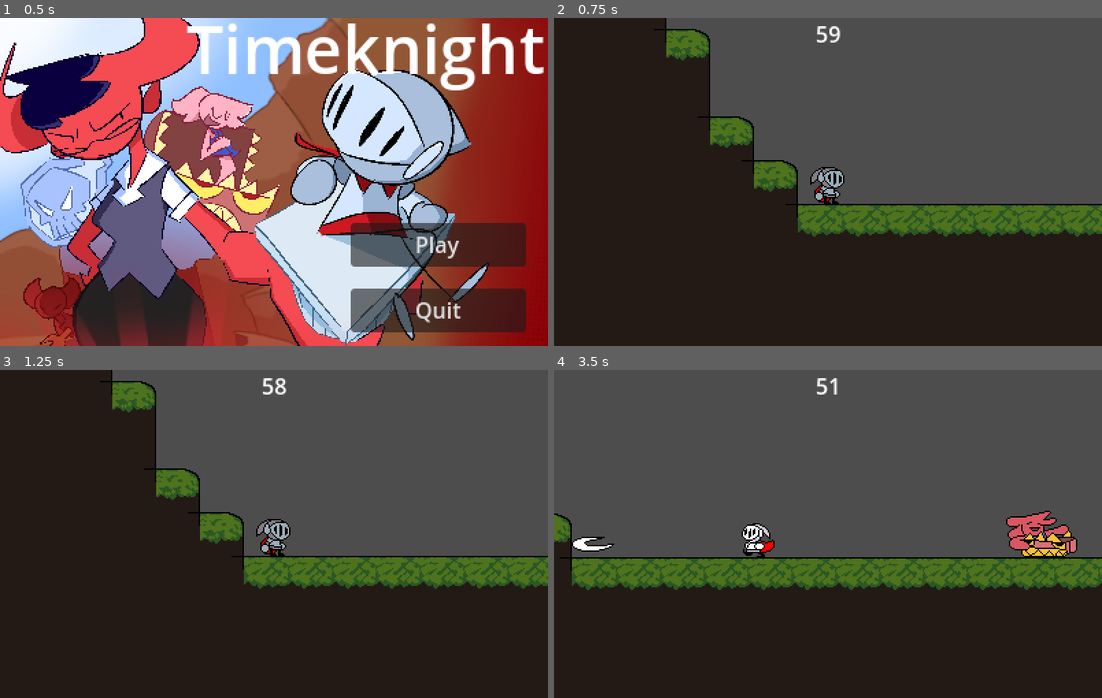
Above: before the commit, frames 1-4 (two rows, left to right).
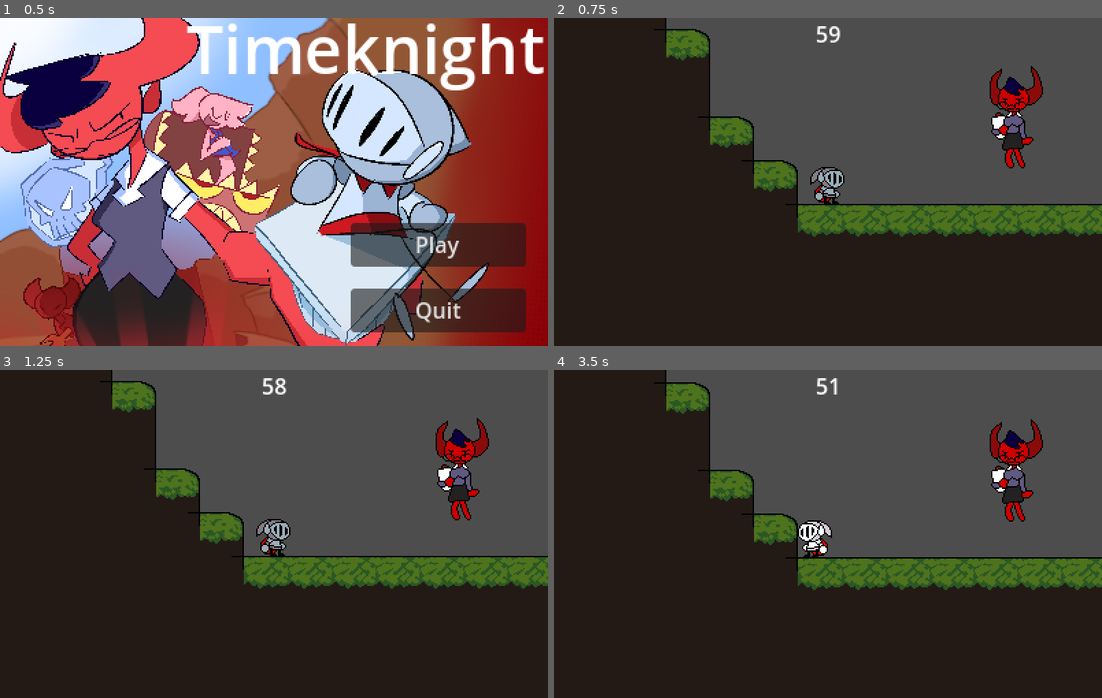
Above: after the commit, the same moments.

Repository: WondaMegapon/ACMJAM-S2024
Game: Godot game, scene res://Scenes/MainMenue.tscn
Same seed, same stepped clock (60 frames per second), same inputs: the game is played once before the commit and once after it.
Inputs:
- Up to frame 1 (0.5 s): no input
- Up to frame 2 (0.75 s): click "Play" at 0.5 s
- Up to frame 3 (1.25 s): no input
- Up to frame 4 (3.5 s): hold D (player_right) 1.28-2.78 s; tap Shift (player_dash) at 1.35 s; tap Space (player_jump) at 1.52, 2.27 s; tap F (player_interact) at 2.1 s; hold A (player_left) from 2.78 s (still down); tap E (player_shoot) at 2.85 s

Frame 1 is identical in both runs. In frame 2, 1.5% of the frame differs, in the area x 79-90%, y 14-46%; in frame 3, 1.5%; in frame 4, 28%, in the area x 0-100%, y 0-68%.

Commit message:
bossLady

Diff:
--- /dev/null
+++ b/Objects/Characters/Enemies/bossLady.tscn
@@ -0,0 +1,101 @@
+[gd_scene load_steps=15 format=3 uid="uid://c56ech8lagdfl"]
+
+[ext_resource type="Texture2D" uid="uid://7nox1rhi1g15" path="res://Textures/Characters/Player/bossHurt.png" id="1_7haat"]
+[ext_resource type="Texture2D" uid="uid://bucl4dvscrc7o" path="res://Textures/Characters/Player/SHEET_hellknight_boss_wtf.png" id="2_6if2m"]
+[ext_resource type="Texture2D" uid="uid://ohrlk06eo2f5" path="res://Textures/Characters/Player/SHEET_hellknight_boss_point.png" id="3_bsl3u"]
+
+[sub_resource type="AtlasTexture" id="AtlasTexture_i0kkw"]
+atlas = ExtResource("1_7haat")
+region = Rect2(0, 0, 98, 80)
+
+[sub_resource type="AtlasTexture" id="AtlasTexture_7tsqn"]
+atlas = ExtResource("2_6if2m")
+region = Rect2(0, 0, 98, 80)
+
+[sub_resource type="AtlasTexture" id="AtlasTexture_rumvk"]
+atlas = ExtResource("2_6if2m")
+region = Rect2(98, 0, 98, 80)
+
+[sub_resource type="AtlasTexture" id="AtlasTexture_1b30m"]
+atlas = ExtResource("2_6if2m")
+region = Rect2(196, 0, 98, 80)
+
+[sub_resource type="AtlasTexture" id="AtlasTexture_75ypm"]
+atlas = ExtResource("3_bsl3u")
+region = Rect2(0, 0, 98, 80)
+
+[sub_resource type="AtlasTexture" id="AtlasTexture_hqyor"]
+atlas = ExtResource("3_bsl3u")
+region = Rect2(98, 0, 98, 80)
+
+[sub_resource type="AtlasTexture" id="AtlasTexture_hehj7"]
+atlas = ExtResource("3_bsl3u")
+region = Rect2(196, 0, 98, 80)
+
+[sub_resource type="AtlasTexture" id="AtlasTexture_w68v4"]
+atlas = ExtResource("3_bsl3u")
+region = Rect2(294, 0, 98, 80)
+
+[sub_resource type="AtlasTexture" id="AtlasTexture_hp28d"]
+atlas = ExtResource("3_bsl3u")
+region = Rect2(392, 0, 98, 80)
+
+[sub_resource type="SpriteFrames" id="SpriteFrames_3dtrp"]
+animations = [{
+"frames": [{
+"duration": 1.0,
+"texture": SubResource("AtlasTexture_i0kkw")
+}],
+"loop": true,
+"name": &"bossHurt",
+"speed": 5.0
+}, {
+"frames": [{
+"duration": 1.0,
+"texture": SubResource("AtlasTexture_7tsqn")
+}, {
+"duration": 1.0,
+"texture": SubResource("AtlasTexture_rumvk")
+}, {
+"duration": 1.0,
+"texture": SubResource("AtlasTexture_1b30m")
+}],
+"loop": true,
+"name": &"bossWTF",
+"speed": 4.0
+}, {
+"frames": [{
+"duration": 1.0,
+"texture": SubResource("AtlasTexture_75ypm")
+}, {
+"duration": 1.0,
+"texture": SubResource("AtlasTexture_hqyor")
+}, {
+"duration": 1.0,
+"texture": SubResource("AtlasTexture_hehj7")
+}, {
+"duration": 1.0,
+"texture": SubResource("AtlasTexture_w68v4")
+}, {
+"duration": 1.0,
+"texture": SubResource("AtlasTexture_hp28d")
+}],
+"loop": true,
+"name": &"sendMobs",
+"speed": 6.0
+}]
+
+[sub_resource type="RectangleShape2D" id="RectangleShape2D_hqon2"]
+size = Vector2(42, 76)
+
+[node name="Timelord" type="CharacterBody2D"]
+collision_mask = 3
+
+[node name="AnimatedSprite2D" type="AnimatedSprite2D" parent="."]
+sprite_frames = SubResource("SpriteFrames_3dtrp")
+animation = &"sendMobs"
+frame_progress = 0.0177113
+
+[node name="CollisionShape2D" type="CollisionShape2D" parent="."]
+position = Vector2(-3, 1)
+shape = SubResource("RectangleShape2D_hqon2")
--- a/Scenes/main.tscn
+++ b/Scenes/main.tscn
@@ -6,6 +6,7 @@
 [ext_resource type="PackedScene" uid="uid://dheawfmnrb7uv" path="res://Objects/Characters/Enemies/up_down_enemy.tscn" id="4_ell8n"]
 [ext_resource type="PackedScene" uid="uid://c4klrm30rcuib" path="res://Objects/Items/TimeOrb.tscn" id="4_xh056"]
 [ext_resource type="PackedScene" uid="uid://dlu0fwyrgw56y" path="res://Objects/Characters/MimicShop.tscn" id="6_3fbkg"]
+[ext_resource type="PackedScene" uid="uid://c56ech8lagdfl" path="res://Objects/Characters/Enemies/bossLady.tscn" id="7_mj0n8"]
 
 [node name="Node2D" type="Node2D"]
 process_mode = 1
@@ -199,3 +200,6 @@
 
 [node name="TimeOrb10" parent="." instance=ExtResource("4_xh056")]
 position = Vector2(2993, 3245)
+
+[node name="Timelord" parent="." instance=ExtResource("7_mj0n8")]
+position = Vector2(-511, 0)
Not shown: 1 places in Scenes/main.tscn that only renumber resources
Binary file added: Textures/Characters/Player/SHEET_hellknight_boss_point.png
Not shown, added: Textures/Characters/Player/SHEET_hellknight_boss_point.png.import
Binary file added: Textures/Characters/Player/SHEET_hellknight_boss_wtf.png
Not shown, added: Textures/Characters/Player/SHEET_hellknight_boss_wtf.png.import
Binary file added: Textures/Characters/Player/bossHurt.png
Not shown, added: Textures/Characters/Player/bossHurt.png.import
